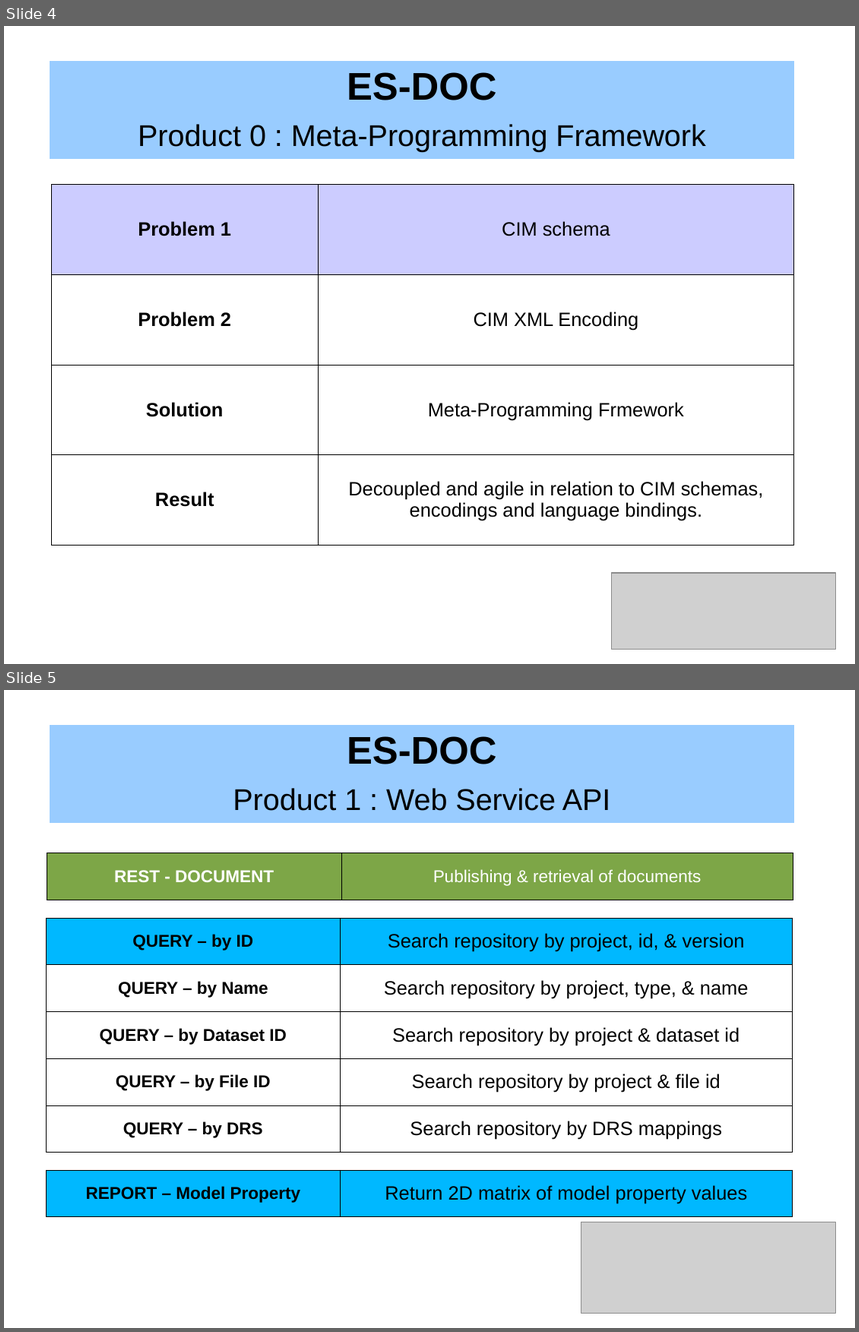
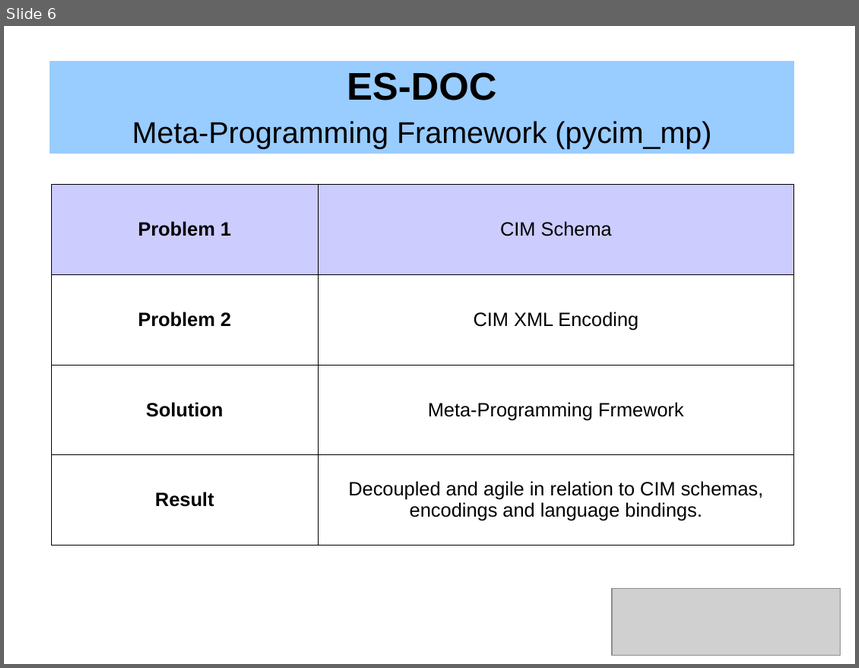
Before and after one commit to ES-DOC/esdoc-docs, a slide deck: presentations/ES-DOC-Introduction.odp. Shown one above the other, each under a label of ours: slides 4 and 5 before the commit, slide 6 after it. The pictures are 859x1332 and 859x668 pixels, drawn with LibreOffice and Linux fonts; fonts in the diff are those of the drawing; grey boxes stand for pictures. Boxes give left, top, right and bottom in pixels: in the first picture for what was removed or moved away, otherwise in the second. Text is boxed around its words. In the diff, an @@ line names an element or a change of style, - is before the commit and + after.

```diff
--- a/presentations/ES-DOC-Introduction.odp
+++ b/presentations/ES-DOC-Introduction.odp
@@ slide 5 removed at [4, 690, 855, 1328], background #FFFFFF @@
@@ table removed at [50, 726, 795, 818], 2 rows, 1 columns @@
-ES-DOC
-Product 1 : Web Service API
@@ table removed at [47, 853, 794, 900], 1 rows, 2 columns @@
-REST - DOCUMENT | Publishing & retrieval of documents
@@ table removed at [46, 918, 792, 1153], 5 rows, 2 columns @@
-QUERY – by ID | Search repository by project, id, & version
-QUERY – by Name | Search repository by project, type, & name
-QUERY – by Dataset ID | Search repository by project & dataset id
-QUERY – by File ID | Search repository by project & file id
-QUERY – by DRS | Search repository by DRS mappings
@@ table removed at [46, 1170, 792, 1217], 1 rows, 2 columns @@
-REPORT – Model Property | Return 2D matrix of model property values
@@ picture removed at [582, 1222, 836, 1313] @@
@@ what was slide 4 is now slide 6 @@
@@ slide 6 changed as well @@
@@ table at [50, 62, 795, 154] @@
-row 2, column 1: Product 0 : Meta-Programming Framework
+row 2, column 1: Meta-Programming Framework (pycim_mp)
@@ table at [51, 184, 794, 545] @@
-row 1, column 2: CIM schema
+row 1, column 2: CIM Schema
@@ picture: place and size @@
-picture at [612, 574, 836, 650]
+picture at [612, 588, 841, 655]
```
Also in this commit, not shown: 4 other slides changed, 5 slides added, 2 other slides removed, 1 other file.
